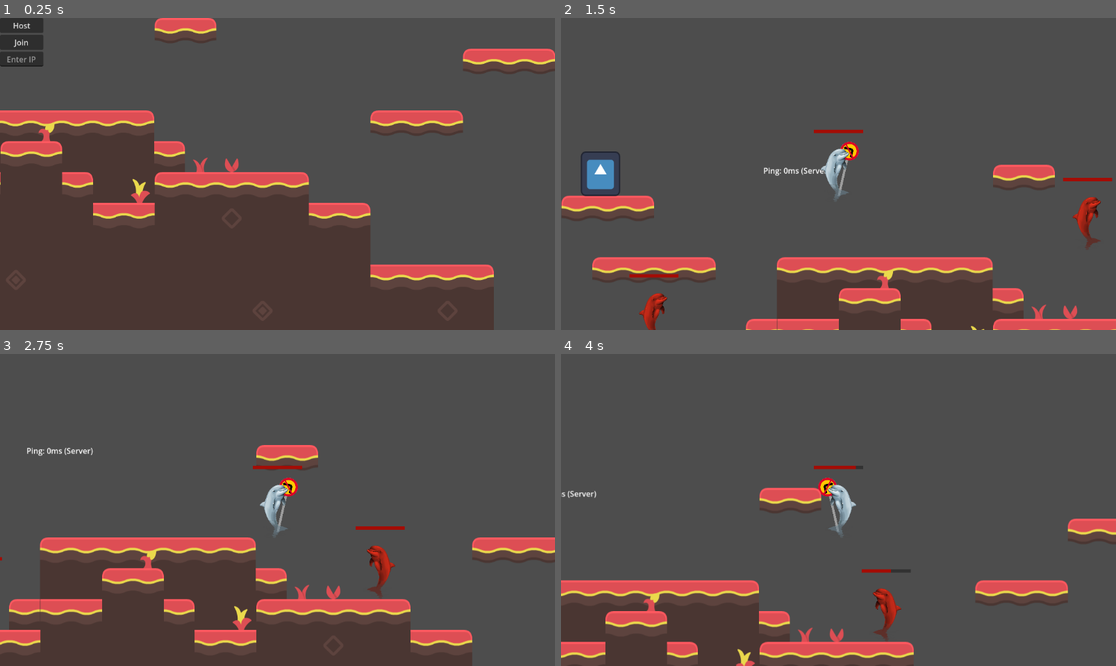
Above: before the commit, frames 1-4 (two rows, left to right).
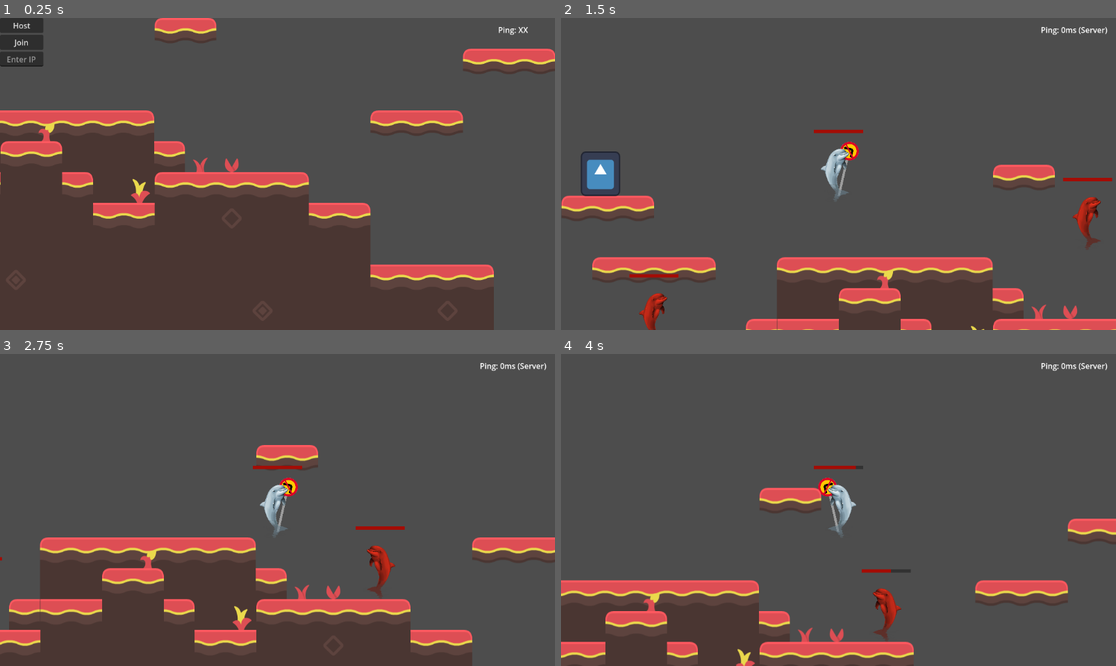
Above: after the commit, the same moments.

Repository: A-vd-E/Eget-spel
Game: Godot game, scene res://scenes/main.tscn
Same seed, same stepped clock (60 frames per second), same inputs: the game is played once before the commit and once after it. The engine's default icon, where the game draws it, is replaced by a stand-in: a white triangle on a blue panel in a dark square.
Inputs (mouse positions are in pixels of both pictures, inside the frame that each line leads up to):
- Up to frame 1 (0.25 s): no input
- Up to frame 2 (1.5 s): click (583, 58) at 0.52 s; type "12" at 0.6 s; click "Host" at 1.25 s
- Up to frame 3 (2.75 s): hold D (right) from 2.03 s (still down); tap C (dash) at 2.1 s; tap Space (jump) at 2.27 s
- Up to frame 4 (4 s): tap X (melee_attack) at 2.85 s; tap Space (jump) at 3.02 s; release D (right) at 3.53 s; hold A (left) from 3.53 s (still down); tap F (ranged_attack) at 3.6 s

The runs differ from the first frame. In frame 1, less than 0.1% of the frame differs, in the area x 89-96%, y 2-6%; in frame 2, 0.2%; in frame 3, 0.3%, in the area x 4-99%, y 2-33%; in frame 4, 0.2%.

Commit message:
Fix ping label UI

Diff:
--- a/scenes/main.tscn
+++ b/scenes/main.tscn
@@ -28,12 +28,12 @@
 placeholder_text = "Enter IP"
 alignment = 1
 
-[node name="PingLabel" type="Label" parent="CanvasLayer" unique_id=1545633055]
+[node name="CanvasLayer#PingLabel" type="Label" parent="ConnectionUI" unique_id=1545633055]
 anchors_preset = 1
 anchor_left = 1.0
 anchor_right = 1.0
 offset_left = -173.0
-offset_bottom = 23.0
+offset_bottom = 49.0
 grow_horizontal = 0
 text = "Ping: XX"
 horizontal_alignment = 1
